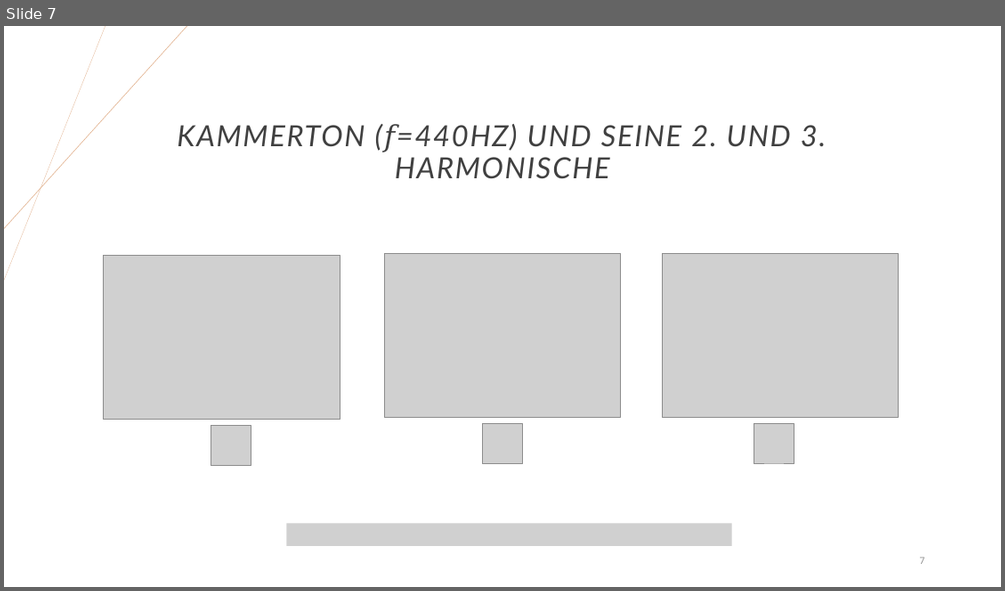
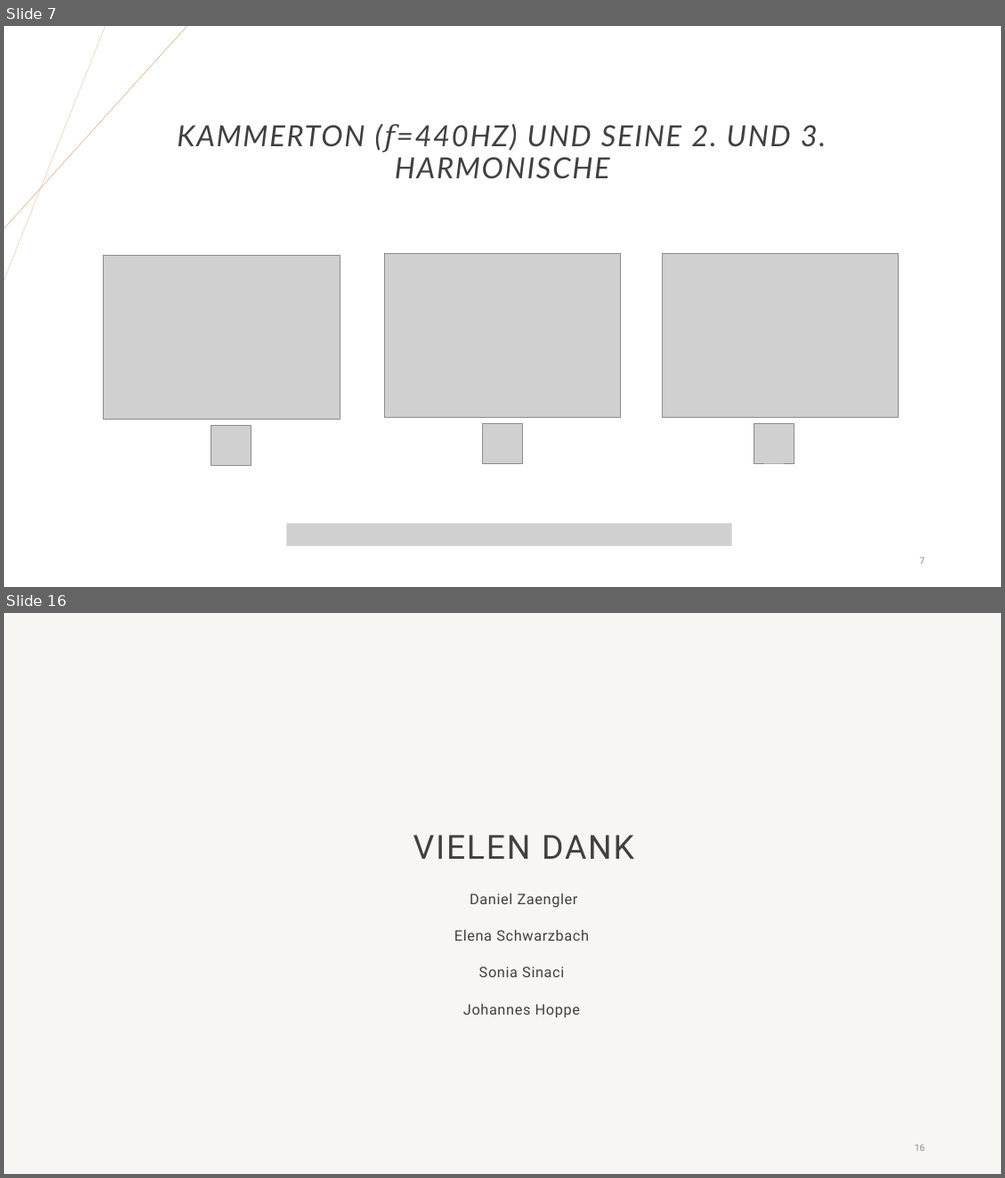
Before and after one commit to JoHoppe/LaborSprache, a slide deck: Digitale Sprachverarbeitung.pptx. Shown one above the other, each under a label of ours: slide 7 before the commit, slides 7 and 16 after it; the slides between them are not shown. The pictures are 1005x591 and 1005x1178 pixels, drawn with LibreOffice and Linux fonts; fonts in the diff are those of the drawing; grey boxes stand for pictures; background and template pictures are left out. Boxes give left, top, right and bottom in pixels: in the first picture for what was removed or moved away, otherwise in the second. Text is boxed around its words. In the diff, an @@ line names an element or a change of style, - is before the commit and + after.

```diff
--- a/Digitale Sprachverarbeitung.pptx
+++ b/Digitale Sprachverarbeitung.pptx
@@ slide 16 added at box(4, 613, 1001, 1174), background #F7F6F3 @@
@@ title added at box(413, 835, 634, 859), 32 pt, text #404040 @@
+VIELEN DANK
@@ subtitle added at box(454, 892, 589, 1018), 14 pt, text #404040 @@
+Daniel Zaengler
+Elena Schwarzbach
+Sonia Sinaci
+Johannes Hoppe
@@ page number added at box(914, 1143, 925, 1151), 9 pt, text #8C8C8C @@
+16
```
Also in this commit, not shown: 1 slide changed, 7 other slides added, 18 slides removed, 1 other file.
